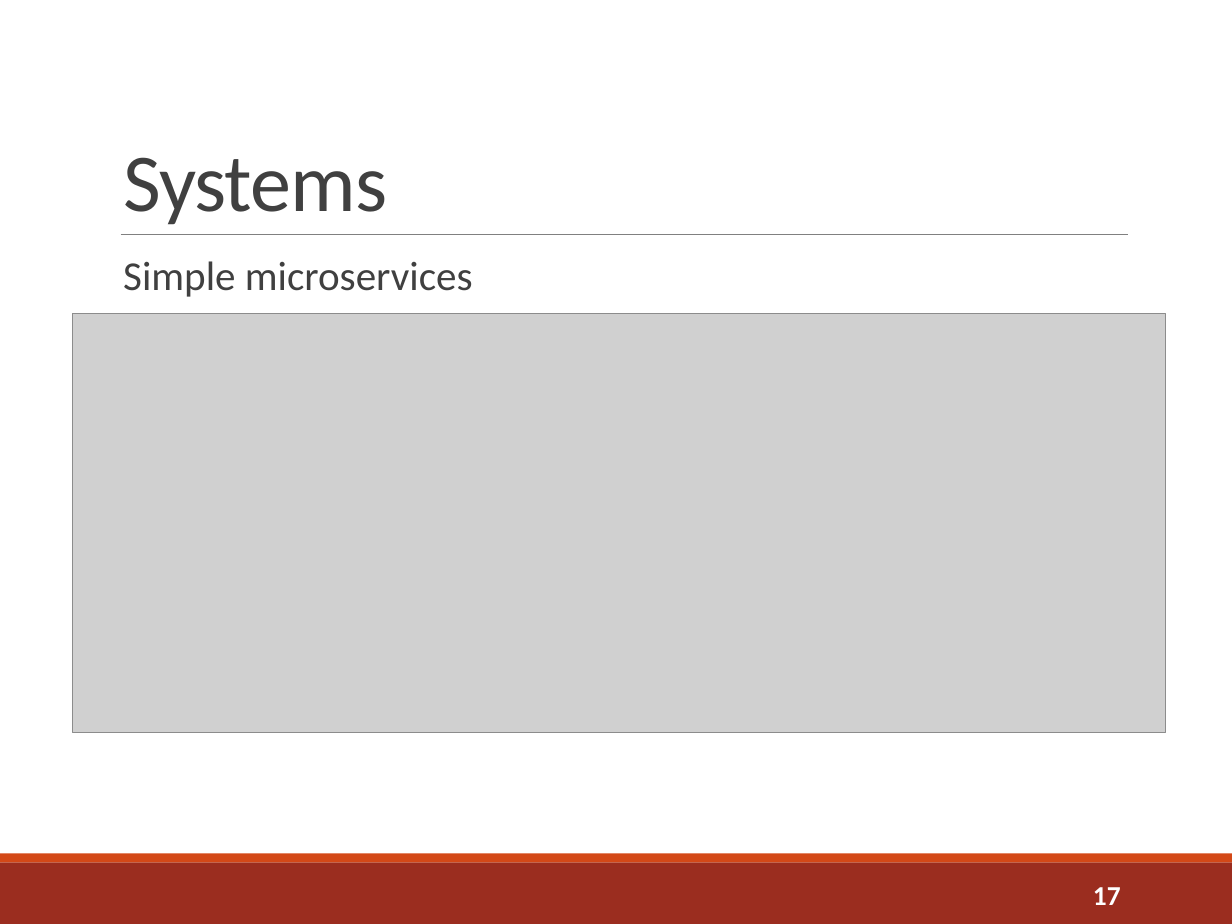
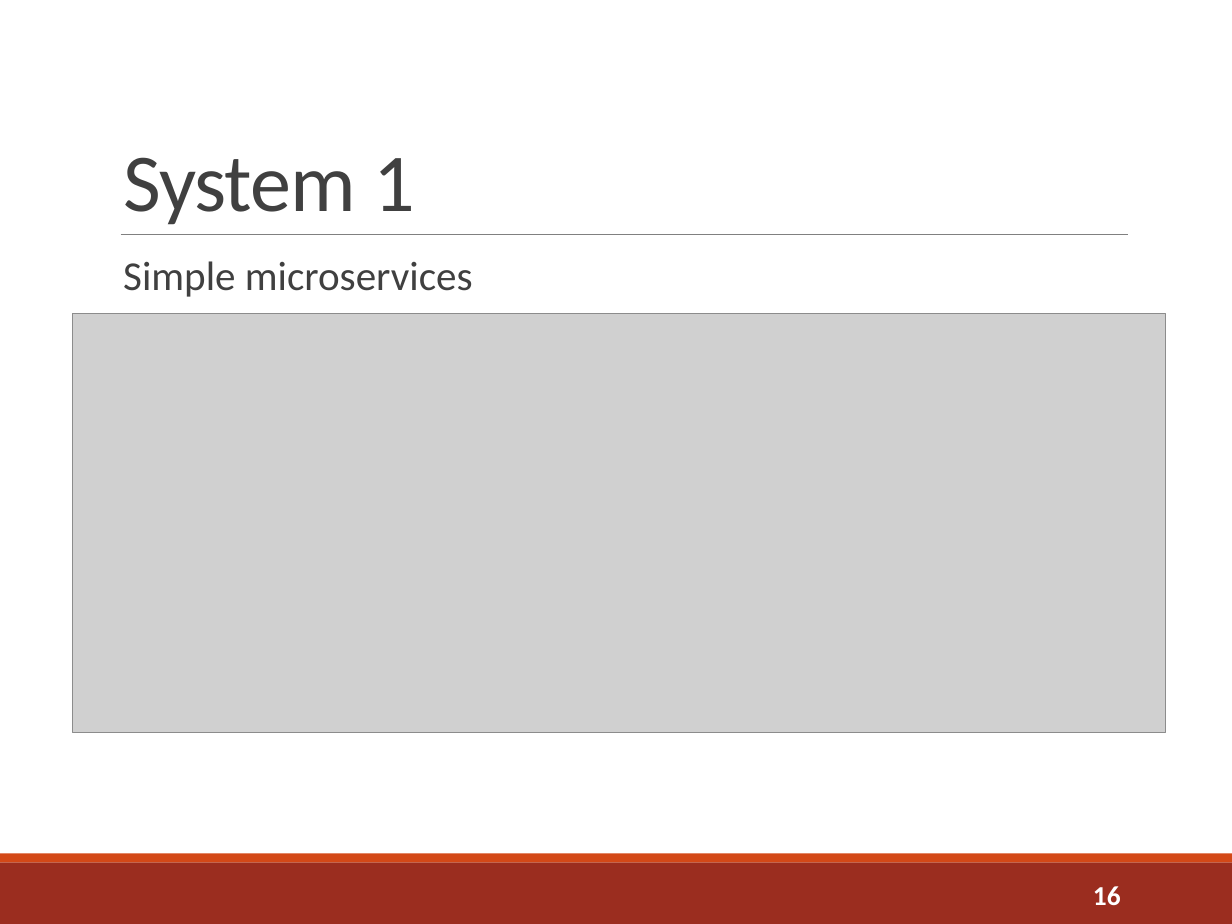
Before and after one commit to sshephard2/skewed-modelling, a slide deck: slide 16 of Presentation/Performance modelling of skewed demand in complex systems.pptx (slide 17 before the commit). Drawn at 1232x924 pixels with LibreOffice and Linux fonts; fonts in the diff are those of the drawing; grey boxes stand for pictures. Boxes give left, top, right and bottom in pixels: in the first picture for what was removed or moved away, otherwise in the second. Text is boxed around its words. In the diff, an @@ line names an element or a change of style, - is before the commit and + after.

```diff
--- a/Presentation/Performance modelling of skewed demand in complex systems.pptx
+++ b/Presentation/Performance modelling of skewed demand in complex systems.pptx
@@ title at [123,157,415,225]: text changed @@
-Systems
+System 1
@@ page number at [1093,886,1121,905]: text changed @@
-17
+16
```
Also in this commit, not shown: 5 other slides changed, 2 slides added, 2 slides removed.
